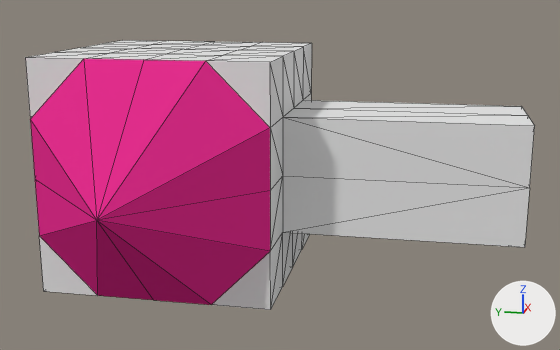
Two versions of the Blender file Assets/_Models/Player25D_PH.blend, one commit apart.
Before and after are seen from a 50 mm camera at (-3.37, -0.84, 0.78) aimed at (-0.24, -0.21, 0.0). Lighting does not change. The marker at lower right points along +X, +Y and +Z. Mesh edges are drawn as thin lines.
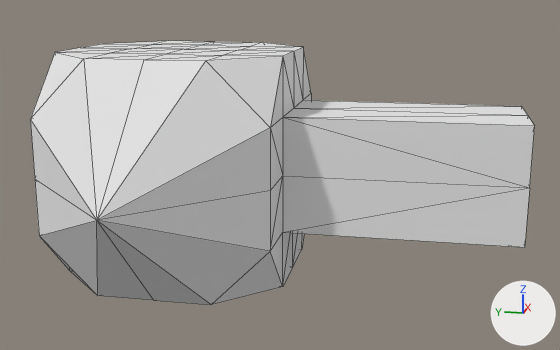
Patch to the scene script:
```diff
--- a/Assets/_Models/Player25D_PH.blend.py
+++ b/Assets/_Models/Player25D_PH.blend.py
@@ me_cube @@
 # used by ob_cube; location = (0.0, 0.0, 0.0)
-me_cube.from_pydata(...)  # 98 vertices, 192 faces; spans x -0.99..0.51, y -1.22..0.78, z -0.5..0.5
+me_cube.from_pydata(...)  # 90 vertices, 176 faces; spans x -0.99..0.51, y -1.22..0.78, z -0.5..0.5
+# me_cube part 1
+# 8 vertices are removed from x -0.49..0.51, y -0.22..0.78, z -0.5..0.5
+# 32 faces are deleted
+# 16 new faces join them
+# me_cube part 2: 12 faces spanning x -0.99..-0.49, y -0.22..0.78, z -0.5..0.5 switch from mat_25dplayer_mat_ph_2 (pink #e72f8f) to mat_25dplayer_mat_ph (white #e7e7e7)
```

Boxes [x1, y1, x2, y2] around the edits, measured in the pictures (560 x 350 px):
'Cube', reshaped: before [25, 40, 535, 310]; after [30, 41, 535, 305]
part 1 of me_cube, cut back: before [25, 40, 312, 310]; after [30, 42, 300, 305]
part 2 of me_cube, recoloured (pink to white): [30, 59, 270, 305] in both
